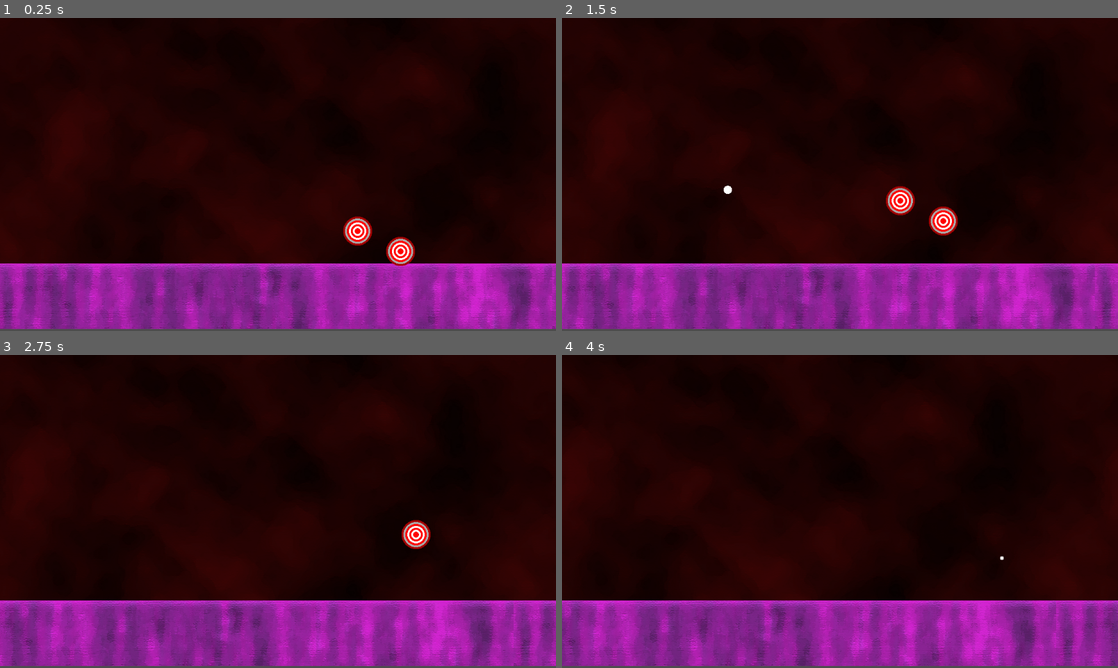
Above: before the commit, frames 1-4 (two rows, left to right).
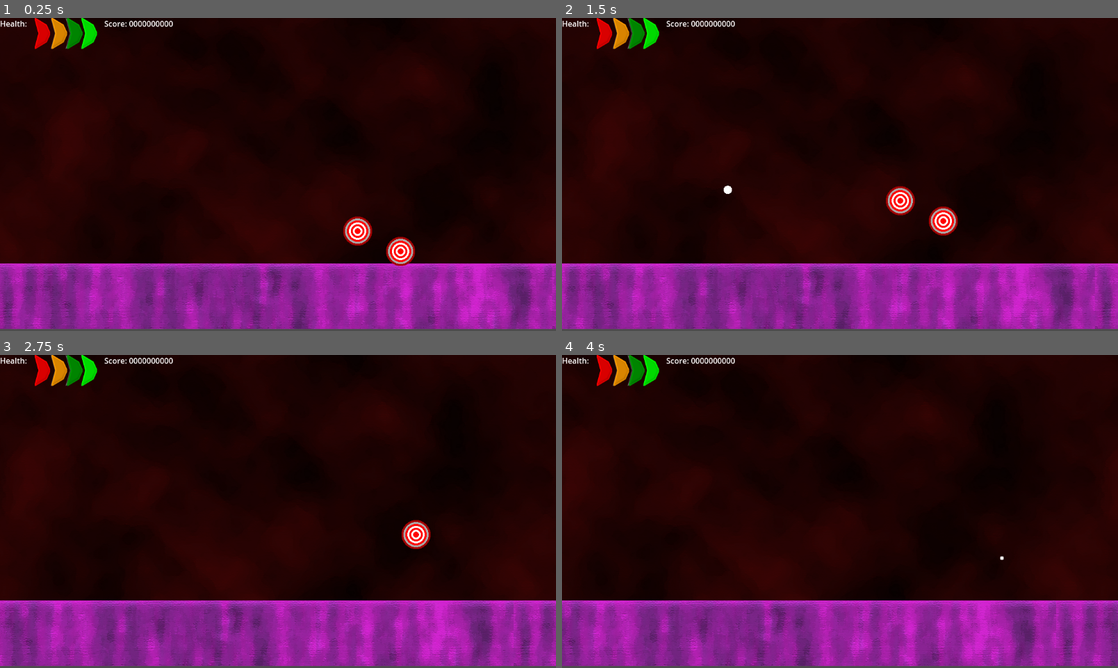
Above: after the commit, the same moments.

Repository: davididev/lightgungame
Game: Godot game, scene res://Scenes/Bonus1.tscn
The game is run twice, just before and just after one commit, with the same random seed, the same clock (stepped at 60 frames per second) and the same inputs.
Inputs (mouse positions are in pixels of both pictures, inside the frame that each line leads up to):
- Up to frame 1 (0.25 s): no input
- Up to frame 2 (1.5 s): move the mouse to (962, 158) at 0.52 s; click (962, 158) at 0.67 s; move the mouse to (728, 190) at 1.27 s; click (728, 190) at 1.42 s
- Up to frame 3 (2.75 s): move the mouse to (333, 442) at 2.02 s; click (333, 442) at 2.17 s
- Up to frame 4 (4 s): move the mouse to (812, 574) at 2.77 s; click (812, 574) at 2.92 s; move the mouse to (1006, 558) at 3.52 s; click (1006, 558) at 3.67 s

The runs differ from the first frame. In frame 1, 0.9% of the frame differs, in the area x 0-32%, y 0-10%; in frame 2, 0.9%; in frame 3, 0.9%; in frame 4, 0.9%.

Commit message:
Added basic UI Code
Score adds 10 leading zeros, health sets visibility of children based on integer.

Diff:
--- a/Prefabs/Player.tscn
+++ b/Prefabs/Player.tscn
@@ -1,7 +1,10 @@
-[gd_scene load_steps=4 format=3 uid="uid://byosm6kwjujrd"]
+[gd_scene load_steps=7 format=3 uid="uid://byosm6kwjujrd"]
 
 [ext_resource type="Script" path="res://Prefabs/Player.gd" id="1_okwfa"]
 [ext_resource type="PackedScene" uid="uid://c6qs6h5ebcg4q" path="res://Prefabs/PlayerBullet.tscn" id="2_86q4p"]
+[ext_resource type="Script" path="res://Prefabs/PlayerUI.gd" id="3_7gj4f"]
+[ext_resource type="Texture2D" uid="uid://cxepkpc338ryp" path="res://UI/Game/HealthBG.png" id="3_xvyfe"]
+[ext_resource type="Texture2D" uid="uid://b2pxykik6pq58" path="res://UI/Game/HealthFG.png" id="4_hpysl"]
 
 [sub_resource type="RectangleShape2D" id="RectangleShape2D_3aa34"]
 size = Vector2(4000, 4000)
@@ -20,4 +23,55 @@
 [node name="CollisionShape2D" type="CollisionShape2D" parent="RigidBody2D"]
 shape = SubResource("RectangleShape2D_3aa34")
 
+[node name="CanvasLayer" type="CanvasLayer" parent="."]
+script = ExtResource("3_7gj4f")
+
+[node name="Label" type="Label" parent="CanvasLayer"]
+offset_right = 79.0
+offset_bottom = 34.0
+text = "Health:"
+
+[node name="ScoreLabel" type="Label" parent="CanvasLayer"]
+offset_left = 216.0
+offset_right = 582.0
+offset_bottom = 34.0
+text = "Score: 0000000000"
+
+[node name="HealthBG" type="TextureRect" parent="CanvasLayer"]
+offset_left = 72.0
+offset_right = 200.0
+offset_bottom = 64.0
+texture = ExtResource("3_xvyfe")
+
+[node name="Unit0" type="TextureRect" parent="CanvasLayer/HealthBG"]
+modulate = Color(1, 0, 0, 1)
+layout_mode = 0
+offset_right = 32.0
+offset_bottom = 64.0
+texture = ExtResource("4_hpysl")
+
+[node name="Unit1" type="TextureRect" parent="CanvasLayer/HealthBG"]
+modulate = Color(1, 0.607843, 0, 1)
+layout_mode = 0
+offset_left = 35.0
+offset_right = 67.0
+offset_bottom = 64.0
+texture = ExtResource("4_hpysl")
+
+[node name="Unit2" type="TextureRect" parent="CanvasLayer/HealthBG"]
+modulate = Color(0, 0.607843, 0, 1)
+layout_mode = 0
+offset_left = 67.0
+offset_right = 99.0
+offset_bottom = 64.0
+texture = ExtResource("4_hpysl")
+
+[node name="Unit3" type="TextureRect" parent="CanvasLayer/HealthBG"]
+modulate = Color(0, 1, 0, 1)
+layout_mode = 0
+offset_left = 97.0
+offset_right = 129.0
+offset_bottom = 64.0
+texture = ExtResource("4_hpysl")
+
 [connection signal="input_event" from="RigidBody2D" to="." method="_on_rigid_body_2d_input_event"]
--- /dev/null
+++ b/Prefabs/PlayerUI.gd
@@ -0,0 +1,22 @@
+extends CanvasLayer
+
+
+# Called when the node enters the scene tree for the first time.
+func _ready():
+	set_health(4);
+	set_score(0);
+	pass # Replace with function body.
+
+
+# Called every frame. 'delta' is the elapsed time since the previous frame.
+func _process(delta):
+	pass
+
+func set_health(h : int):
+	for n in range(0, 4, 1):
+		#var format_string = "HealthBG/Unit%n";
+		var actual_string = str("HealthBG/Unit", n);
+		get_node(actual_string).visible = ((h-1) >= n);
+
+func set_score(s : int):
+	get_node("ScoreLabel").text = "Score: %010d" % [s]
Binary file added: UI/Game/HealthBG.png
Not shown, added: UI/Game/HealthBG.png.import
Binary file added: UI/Game/HealthFG.png
Not shown, added: UI/Game/HealthFG.png.import
